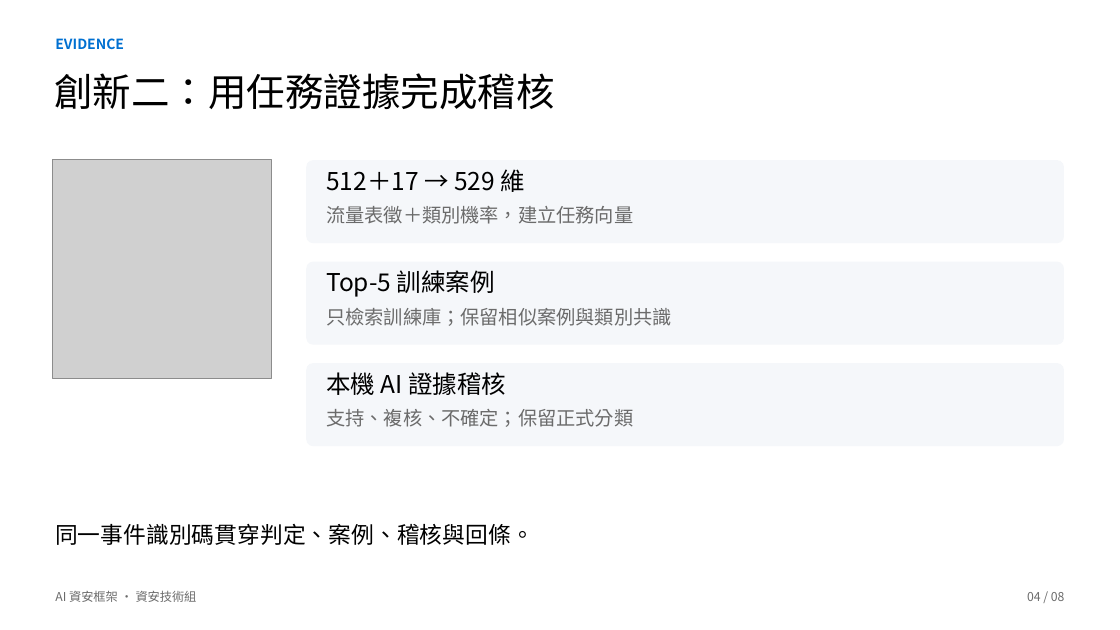
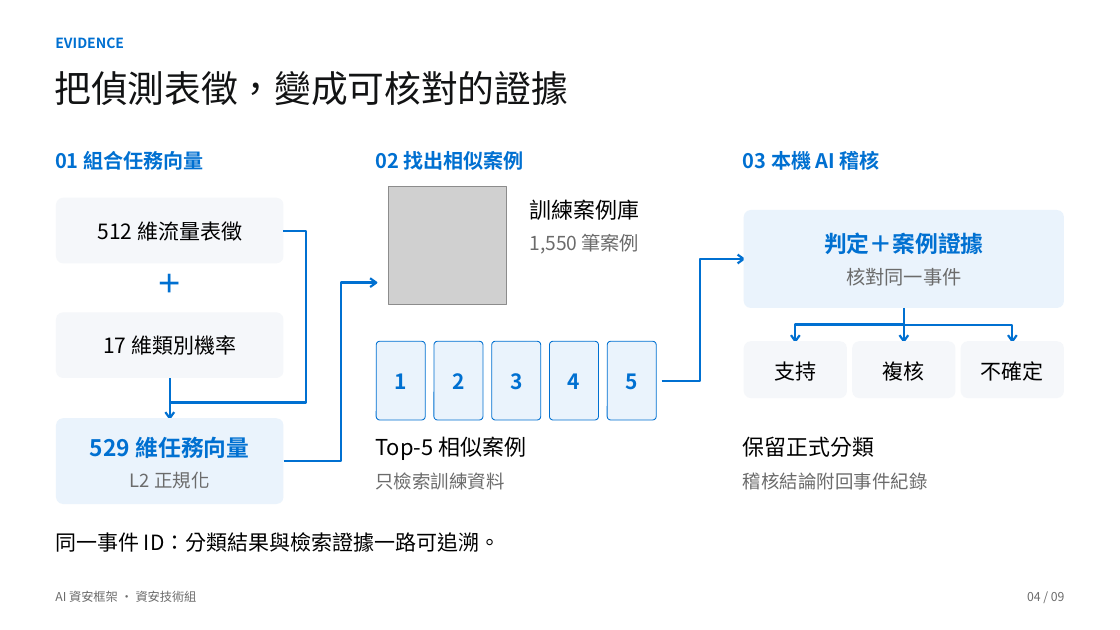
Before and after one commit to Lily09-project/innoserve-competition, a slide deck: slide 4 of deliverables/決賽簡報_AI資安框架.pptx. Drawn at 1120x630 pixels with LibreOffice and Linux fonts; fonts in the diff are those of the drawing; grey boxes stand for pictures. Boxes give left, top, right and bottom in pixels: in the first picture for what was removed or moved away, otherwise in the second. Text is boxed around its words. In the diff, an @@ line names an element or a change of style, - is before the commit and + after.

```diff
--- a/deliverables/決賽簡報_AI資安框架.pptx
+++ b/deliverables/決賽簡報_AI資安框架.pptx
@@ text removed at <box>54,73,554,109</box> @@
-創新二：用任務證據完成稽核
@@ text added at <box>55,71,568,105</box>, 31.5 pt, text #121314 @@
+把偵測表徵，變成可核對的證據
@@ rounded rectangle removed at <box>307,160,1065,244</box> @@
@@ text removed at <box>326,169,525,192</box> @@
-512＋17 → 529 維
@@ text at <box>743,151,880,170</box>: text changed; size 21 to 17.2 pt; text colour #000000 to #0070D1; bold on @@
-本機 AI 證據稽核
+03 本機 AI 稽核
@@ text removed at <box>326,206,633,224</box> @@
-流量表徵＋類別機率，建立任務向量
@@ picture: place and size @@
-picture at <box>52,160,271,378</box>
+picture at <box>388,187,507,305</box>
@@ text at <box>529,199,639,220</box>: text changed; size 21 to 18.8 pt @@
-Top-5 訓練案例
+訓練案例庫
@@ rounded rectangle removed at <box>307,261,1065,344</box> @@
@@ text removed at <box>326,308,671,326</box> @@
-只檢索訓練庫；保留相似案例與類別共識
@@ rounded rectangle removed at <box>307,363,1065,446</box> @@
@@ text removed at <box>326,409,633,427</box> @@
-支持、複核、不確定；保留正式分類
@@ group added at <box>55,151,1065,504</box>: 22 texts, 13 freeform shapes, 12 rounded rectangles @@
+01 組合任務向量
+512 維流量表徵
+＋
+17 維類別機率
+529 維任務向量
+L2 正規化
+02 找出相似案例
+1,550 筆案例
+1
+2
+3
+4
+5
+Top-5 相似案例
+只檢索訓練資料
+判定＋案例證據
+核對同一事件
+支持
+複核
+不確定
+保留正式分類
+稽核結論附回事件紀錄
@@ text at <box>55,532,501,552</box>: text changed; size 19.5 to 18 pt @@
-同一事件識別碼貫穿判定、案例、稽核與回條。
+同一事件 ID：分類結果與檢索證據一路可追溯。
```
Also in this commit, not shown: 6 other slides changed, 2 slides added, 1 slide removed, 27 other files.
